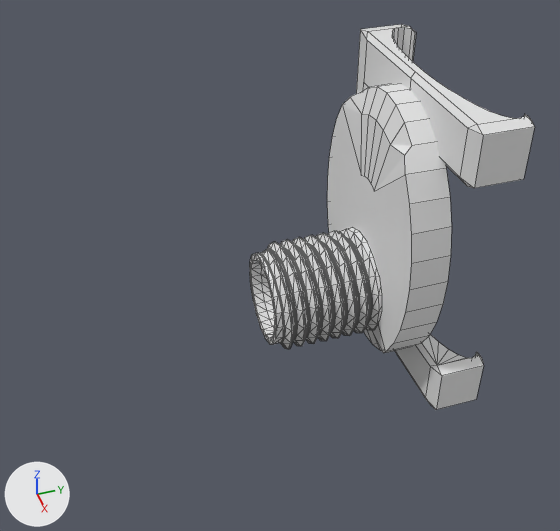
An edit to the Blender file src/megan phone fix.blend, drawn before and after from the same camera.
Camera for both pictures: a 50 mm lens placed at (15.71, -9.1, 11.56), pointed at (-0.15, -3.96, -0.78). The lights are fixed; the arrows at lower left show +X, +Y and +Z. Mesh edges are drawn as thin lines.

Objects in the first picture: 'Cube', 'Cube.002', 'Mounting plate', 'Цилиндр.001'.
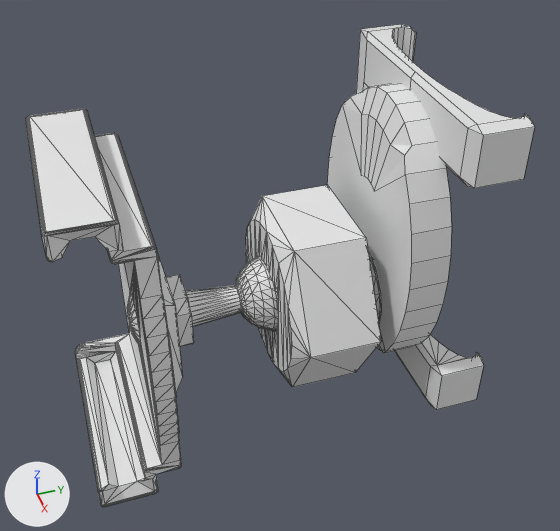
What differs and where, as boxes [x1, y1, x2, y2] in the pictures (560 x 531 px):
'Samsung A5 Phone Car Holder', added
    after: [26, 109, 183, 507]
'Screw Nut', added
    after: [246, 185, 381, 387]
'Mounting plate', moved
    before: [250, 227, 382, 349]
    after: [368, 249, 382, 324]
'Ball Mount', shown
    after: [166, 257, 278, 346]

The edits, one by one:
Mesh me_screw_nut is new.
It has 690 vertices, 1380 faces and spans x -2.62..2.69, y -2.23..2.37, z -1.12..1.05.
Mesh me_samsung_a5_phone_car_holder_002 is new.
It has 395 vertices, 790 faces and spans x -4.48..4.46, y -1.31..1.34, z -2.9..3.1.
Object 'Mounting plate' (ob_mounting_plate) moves from (0.0, -2.72, -1.7) to (0.0, -2.34, -1.7).
Object 'Ball Mount' (ob_ball_mount) moves from (-0.14, -5.78, -1.64) to (-0.14, -4.69, -1.63).
Object 'Ball Mount' (ob_ball_mount) is now shown.
Object 'Screw Nut' (ob_screw_nut) is new; it shows me_screw_nut.
Its location is (0.0, -3.27, -1.49).
Its rotation in degrees is (-90, 0, 0).
Object 'Samsung A5 Phone Car Holder' (ob_samsung_a5_phone_car_holder) is new; it shows me_samsung_a5_phone_car_holder_002.
Its location is (-0.66, -8.36, -1.65).
Its rotation in degrees is (0, 90, 0).
